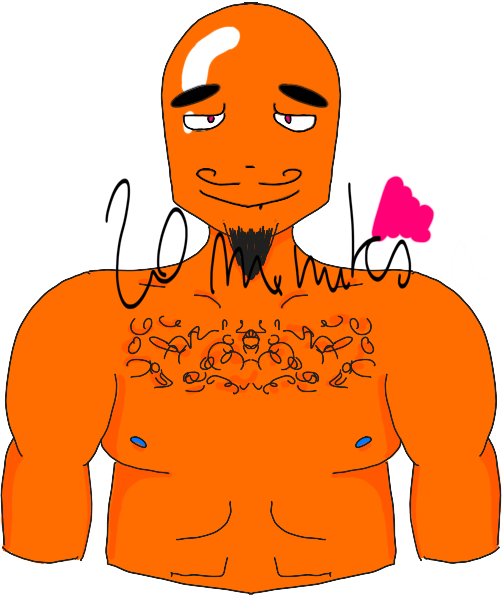
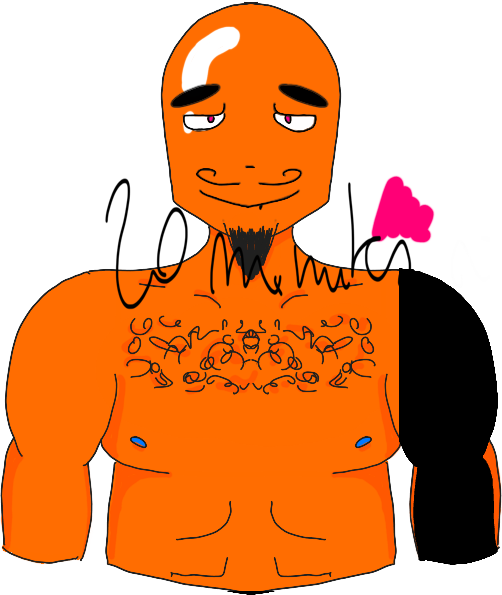
Two versions of the same layered image (502 x 595). Layer-by-layer changes:
painted on "face" over (x1=399, y1=268, x2=483, y2=333)
painted on "NE" over (x1=399, y1=268, x2=498, y2=511)
added layer "col" above "body" over (x1=227, y1=268, x2=498, y2=595)
painted on "body" over (x1=227, y1=268, x2=498, y2=595)
